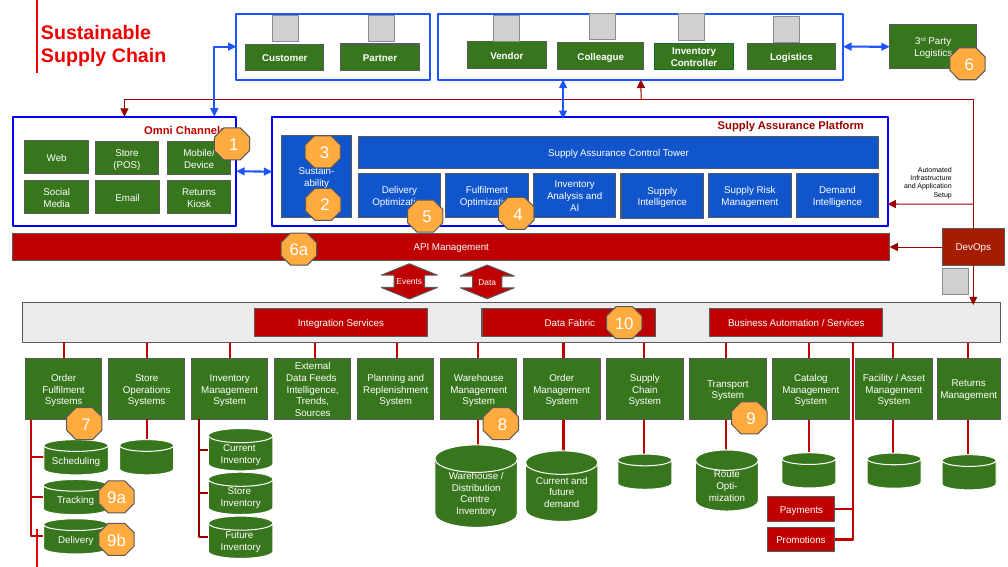
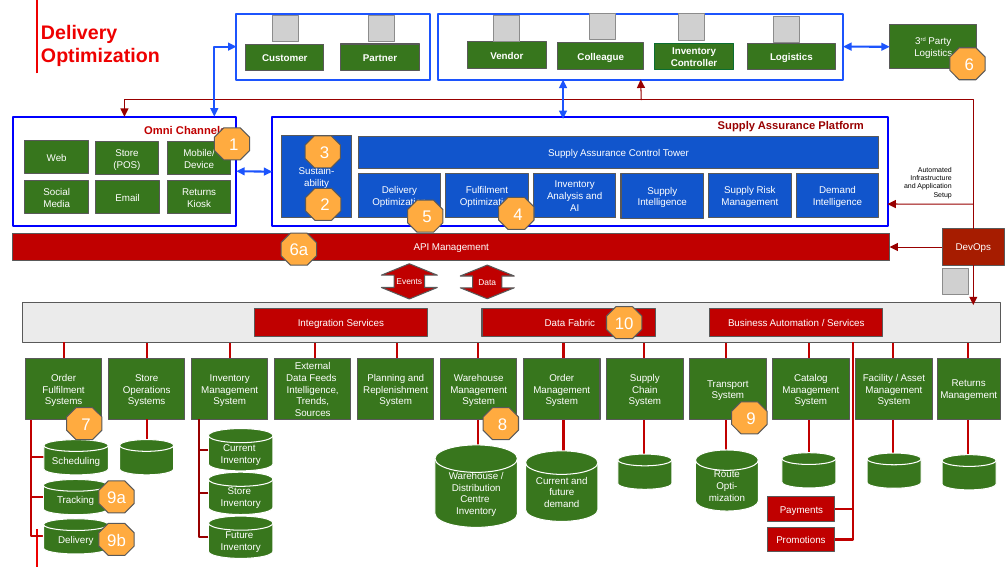
Before and after one commit to brucedkyle/architectures, a slide deck: slide 10 of docs/supplychain/downloads/SupplyChainOptimization.ReferenceArchitecture.pptx. Drawn at 1008x567 pixels with LibreOffice and Linux fonts; fonts in the diff are those of the drawing; grey boxes stand for pictures; background and template pictures are left out. Boxes give left, top, right and bottom in pixels: in the first picture for what was removed or moved away, otherwise in the second. Text is boxed around its words. In the diff, an @@ line names an element or a change of style, - is before the commit and + after.

```diff
--- a/docs/supplychain/downloads/SupplyChainOptimization.ReferenceArchitecture.pptx
+++ b/docs/supplychain/downloads/SupplyChainOptimization.ReferenceArchitecture.pptx
@@ subtitle at (41, 24, 160, 66): text changed @@
-Sustainable Supply Chain
+Delivery Optimization
```
Also in this commit, not shown: 52 other files.
